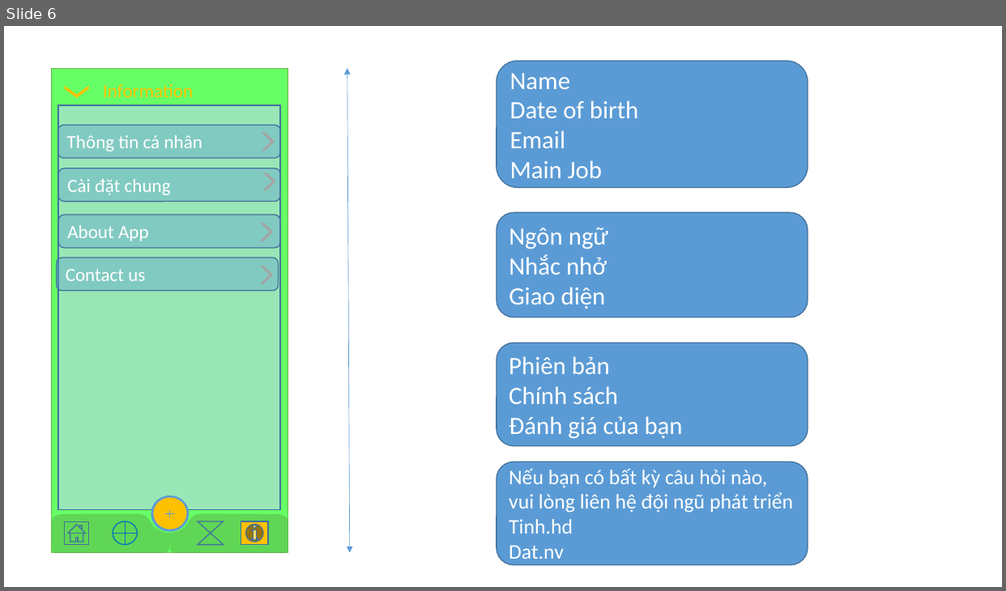
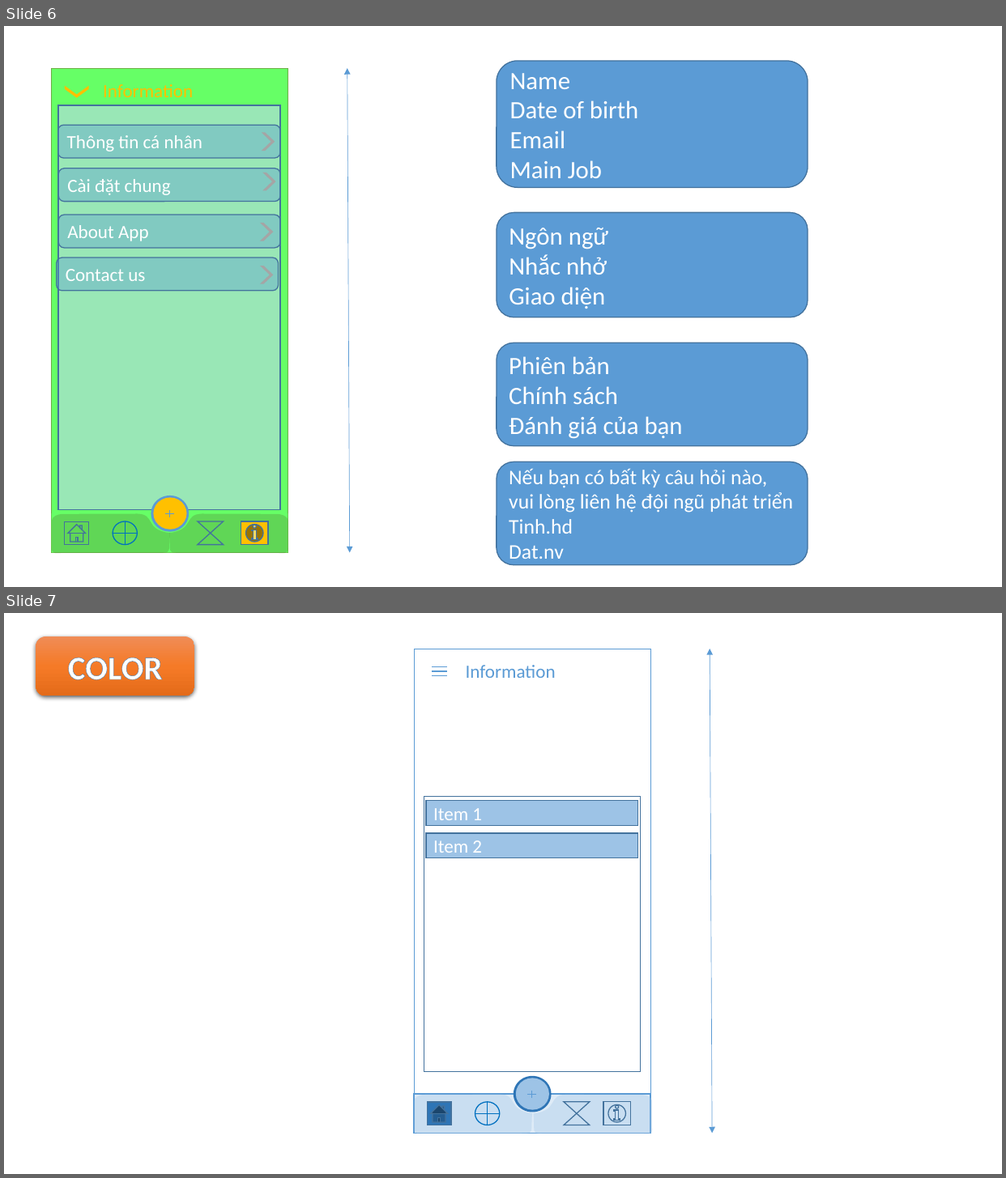
Before and after one commit to ngongtopro/iocome, a slide deck: Doccuments/UI/IOCome_UI.pptx. Shown one above the other, each under a label of ours: slide 6 before the commit, slides 6 and 7 after it. The pictures are 1006x591 and 1006x1178 pixels, drawn with LibreOffice and Linux fonts; fonts in the diff are those of the drawing. Boxes give left, top, right and bottom in pixels: in the first picture for what was removed or moved away, otherwise in the second. Text is boxed around its words. In the diff, an @@ line names an element or a change of style, - is before the commit and + after.

Commit message:
EDIT tone (Slide 7)

```diff
--- a/Doccuments/UI/IOCome_UI.pptx
+++ b/Doccuments/UI/IOCome_UI.pptx
@@ slide 7 added at bbox=[4, 613, 1002, 1174], background #FFFFFF @@
@@ rounded rectangle added at bbox=[36, 636, 195, 696], fill gradient #F18C57 to #F67B28 to #E56C19, 32 pt, text #FFFFFF, bold @@
+COLOR
@@ rectangle added at bbox=[414, 649, 651, 1134], fill #FFFFFF, outline #5B9BD5 0.5 pt @@
@@ double arrow added from (710, 649) to (712, 1133), #5B9BD5 0.5 pt @@
@@ line added from (432, 667) to (447, 667), #5B9BD5 1 pt @@
@@ line added from (432, 671) to (447, 671), #5B9BD5 1 pt @@
@@ line added from (432, 676) to (447, 676), #5B9BD5 1 pt @@
@@ text added at bbox=[466, 665, 556, 678], 18 pt, text #5B9BD5 @@
+Information
@@ rectangle added at bbox=[424, 796, 641, 1071], outline #43739E 1 pt @@
@@ rectangle added at bbox=[426, 801, 638, 825], fill #9DC3E6, outline #43739E 1 pt, 18 pt, text #FFFFFF @@
+Item 1
@@ rectangle added at bbox=[426, 833, 638, 858], fill #9DC3E6, outline #43739E 1 pt, 18 pt, text #FFFFFF @@
+Item 2
@@ rectangle added at bbox=[414, 1094, 651, 1133], fill #DEEBF7, outline #5B9BD5 1 pt @@
@@ freeform shape added at bbox=[414, 1094, 533, 1134], fill #9DC3E6 at 32% opacity @@
@@ ellipse added at bbox=[513, 1076, 552, 1112], fill #2E75B6 @@
@@ ellipse added at bbox=[516, 1079, 550, 1111], fill #9DC3E6 @@
@@ line added from (527, 1094) to (536, 1094), #5B9BD5 1 pt @@
@@ line added from (532, 1091) to (532, 1099), #5B9BD5 1 pt @@
@@ freeform shape added at bbox=[533, 1095, 652, 1135], fill #9DC3E6 at 32% opacity @@
@@ action button home added at bbox=[427, 1102, 451, 1126], fill #2E75B6, outline #43739E 1 pt @@
@@ flow chart or added at bbox=[475, 1102, 500, 1126], outline #0070C0 1 pt @@
@@ flow chart collate added at bbox=[564, 1102, 590, 1126], outline #43739E 1 pt @@
@@ action button information added at bbox=[603, 1102, 631, 1126], outline #43739E 1 pt @@
```
